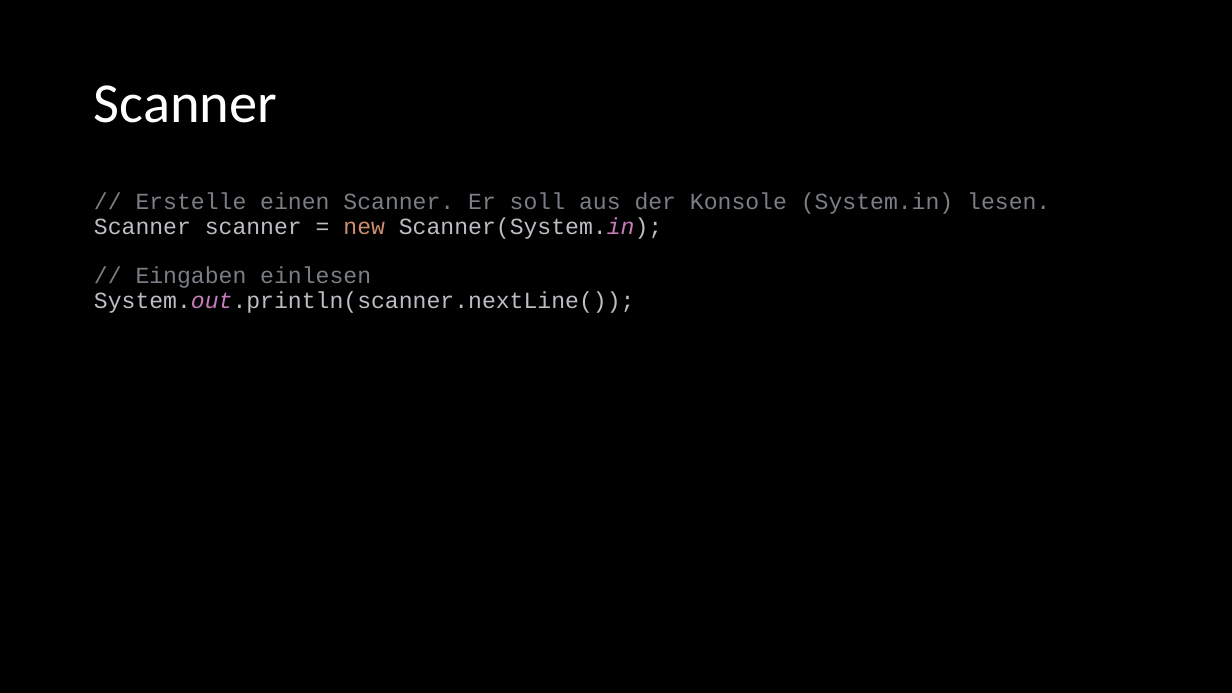
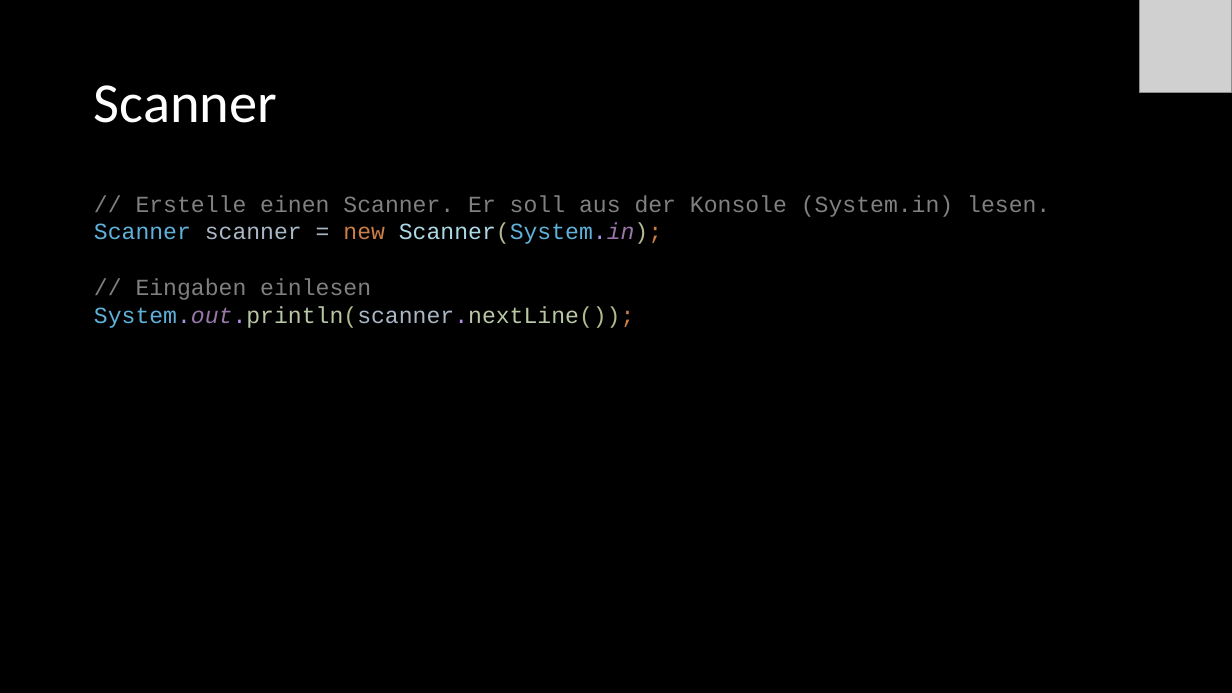
Before and after one commit to Cactusroot/Java, a slide deck: slide 12 of src/Java.pptx (slide 11 before the commit). Drawn at 1232x693 pixels with LibreOffice and Linux fonts; fonts in the diff are those of the drawing; grey boxes stand for pictures. Boxes give left, top, right and bottom in pixels: in the first picture for what was removed or moved away, otherwise in the second. Text is boxed around its words. In the diff, an @@ line names an element or a change of style, - is before the commit and + after.

Commit message:
Java-Folien überarbeitet, Start-Text hinzugefügt.

```diff
--- a/src/Java.pptx
+++ b/src/Java.pptx
@@ picture added at [1140, 0, 1232, 92] @@
@@ text at [94, 195, 1050, 328]: text changed; text colour #7A7E85 to #808080 @@
-// Erstelle einen Scanner. Er soll aus der Konsole (System.in) lesen.
-Scanner scanner = new Scanner(System.in);
-// Eingaben einlesen
-System.out.println(scanner.nextLine());
+// Erstelle einen Scanner. Er soll aus der Konsole (System.in) lesen.
+Scanner scanner = new Scanner(System.in);
+// Eingaben einlesen
+System.out.println(scanner.nextLine());
```
Also in this commit, not shown: 72 other slides changed, 1 slide added, 4 other files.
